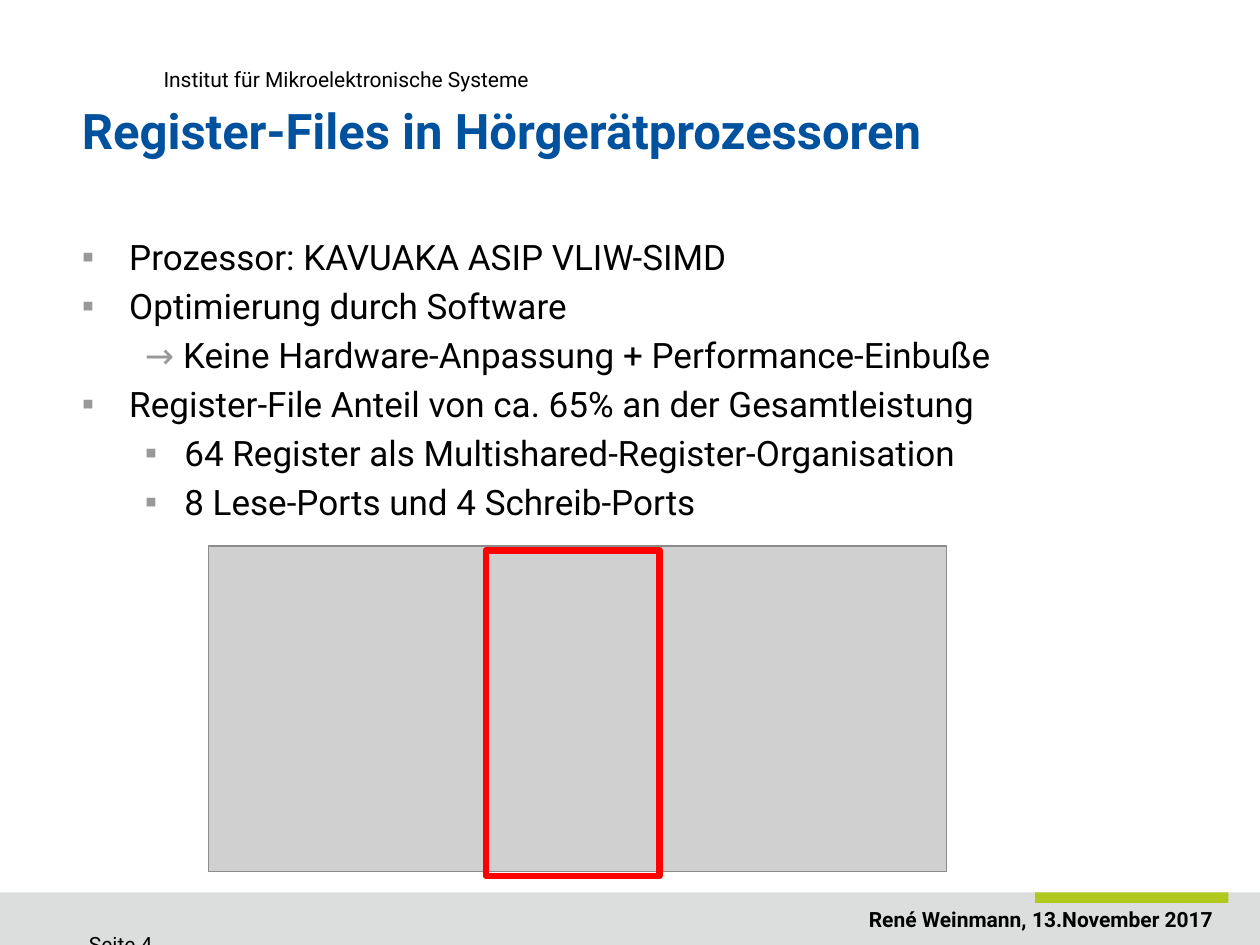
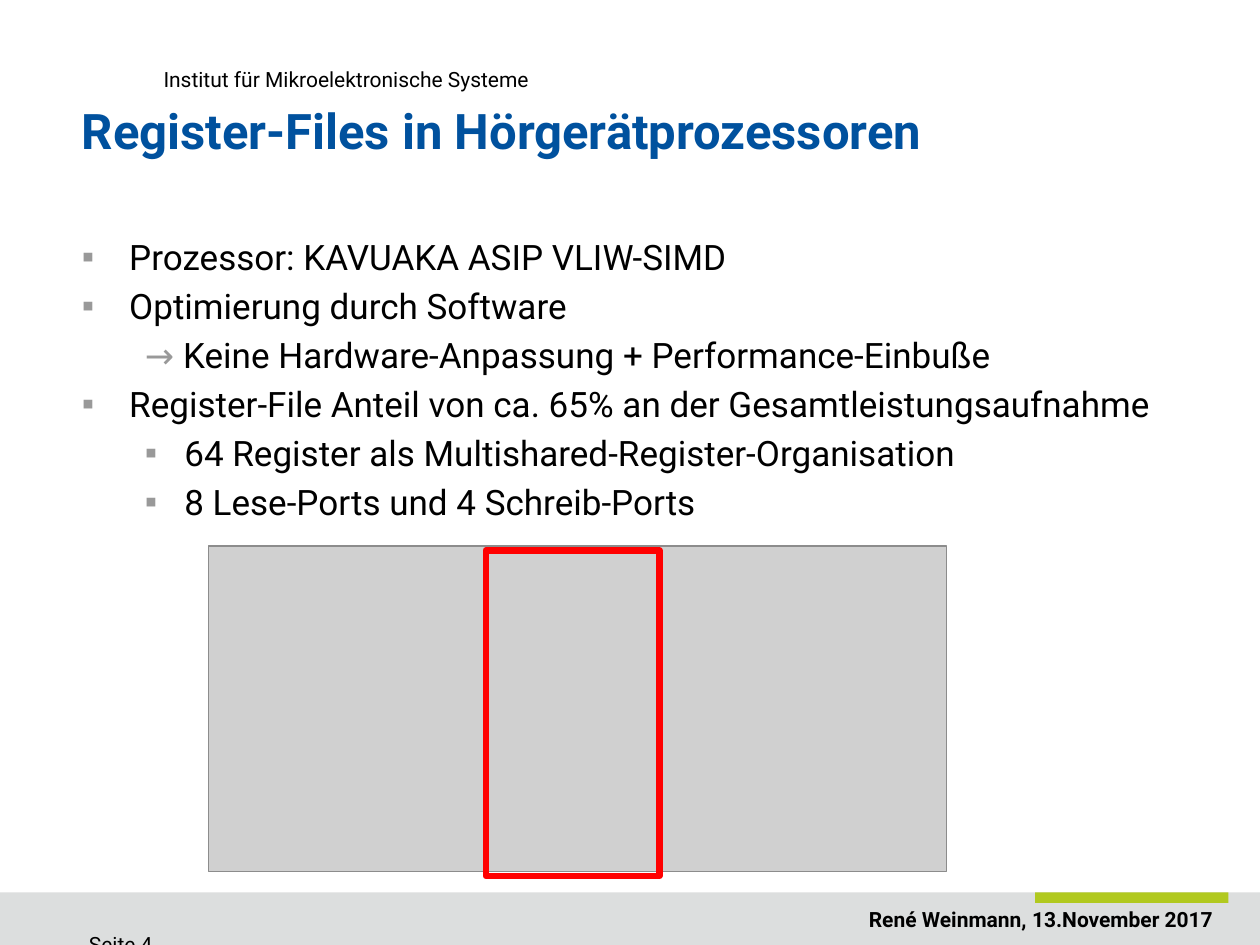
Before and after one commit to ReneWeinmann/Masterarbeit, a slide deck: slide 4 of Presentation_Rene_Weinmann.pptx. Drawn at 1260x945 pixels with LibreOffice and Linux fonts; fonts in the diff are those of the drawing; grey boxes stand for pictures; background and template pictures are left out. Boxes give left, top, right and bottom in pixels: in the first picture for what was removed or moved away, otherwise in the second. Text is boxed around its words. In the diff, an @@ line names an element or a change of style, - is before the commit and + after.

```diff
--- a/Presentation_Rene_Weinmann.pptx
+++ b/Presentation_Rene_Weinmann.pptx
@@ text at <box>129,390,1149,425</box>: text changed @@
-▪ Register-File Anteil von ca. 65% an der Gesamtleistung
+▪ Register-File Anteil von ca. 65% an der Gesamtleistungsaufnahme
```
Also in this commit, not shown: 22 other slides changed, 1 slide removed, 2 other files.
